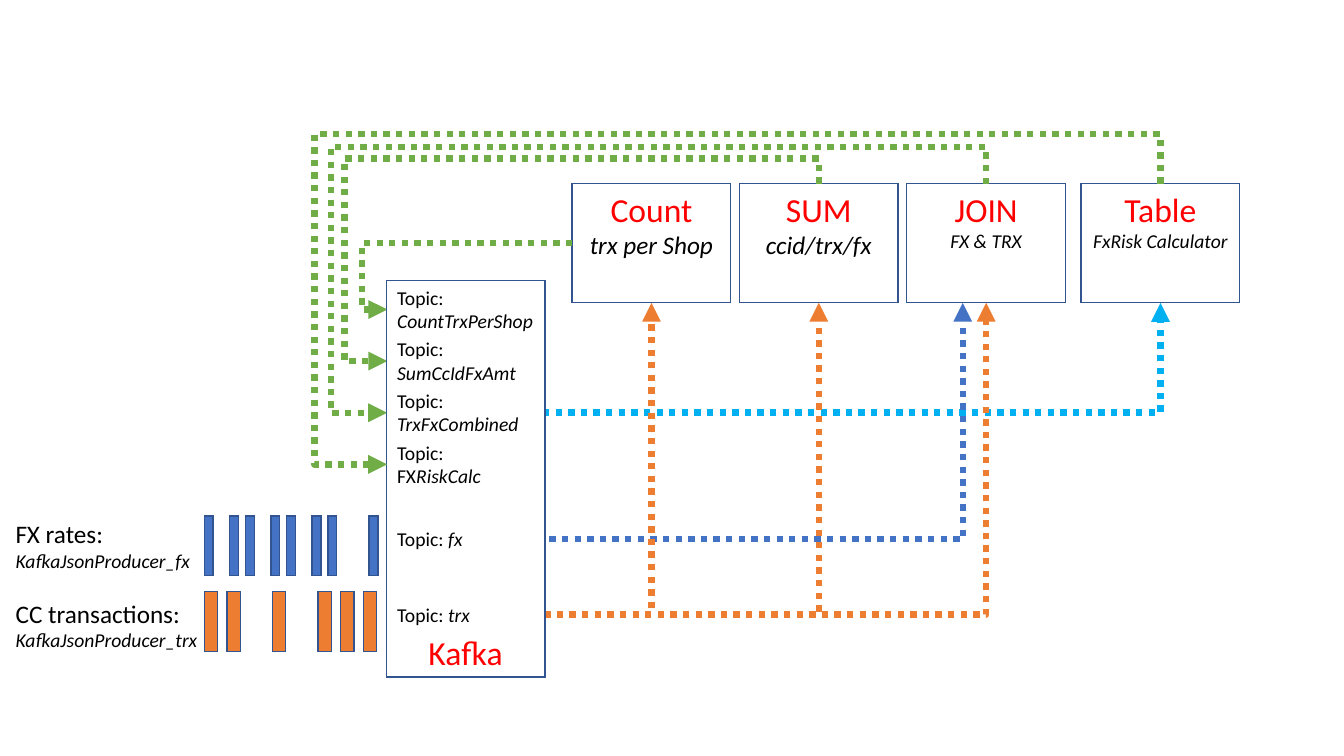
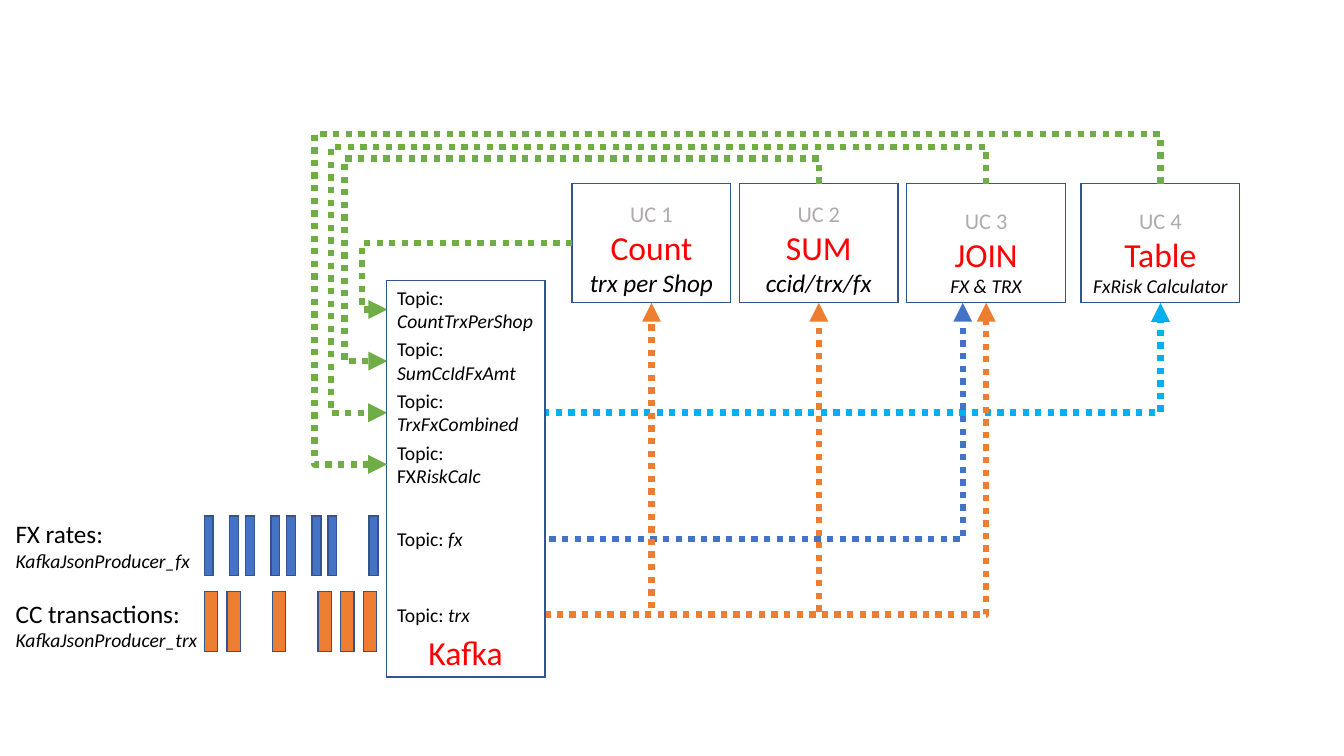
Before and after one commit to tspannhw/Streaming, a slide deck: slide 1 of Images/Presentation1.pptx. Drawn at 1344x756 pixels with LibreOffice and Linux fonts; fonts in the diff are those of the drawing. Boxes give left, top, right and bottom in pixels: in the first picture for what was removed or moved away, otherwise in the second. Text is boxed around its words. In the diff, an @@ line names an element or a change of style, - is before the commit and + after.

```diff
--- a/Images/Presentation1.pptx
+++ b/Images/Presentation1.pptx
@@ text in rectangle at (x1=630, y1=207, x2=672, y2=222): paragraph added @@
+UC 1
@@ text in rectangle at (x1=798, y1=207, x2=840, y2=222): paragraph added @@
+UC 2
@@ vertical alignment top to bottom in 4 elements at (x1=573, y1=184, x2=731, y2=302), (x1=740, y1=184, x2=898, y2=302), (x1=907, y1=184, x2=1066, y2=302), (x1=1082, y1=184, x2=1240, y2=302) @@
@@ text in rectangle at (x1=965, y1=214, x2=1007, y2=229): paragraph added @@
+UC 3
@@ text in rectangle at (x1=1139, y1=214, x2=1181, y2=229): paragraph added @@
+UC 4
```
Also in this commit, not shown: 3 other slides changed, 3 slides added, 15 other files.
